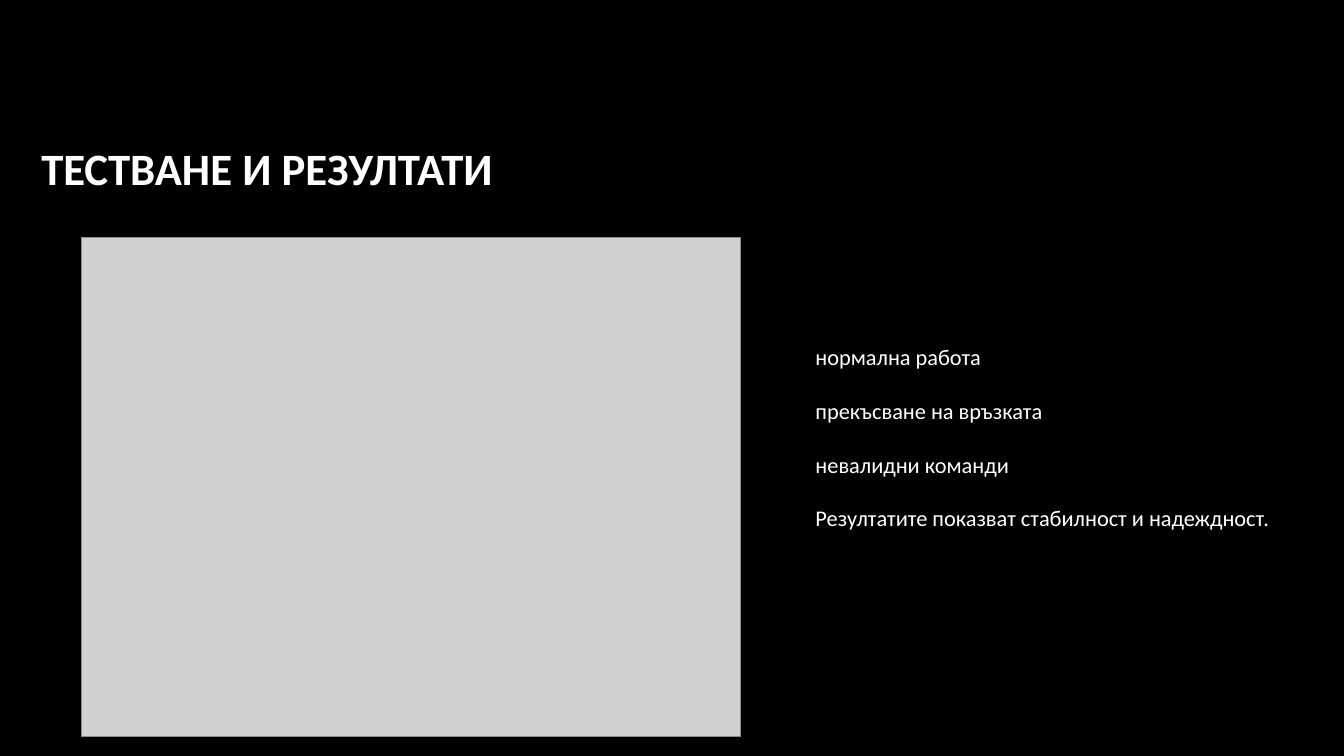
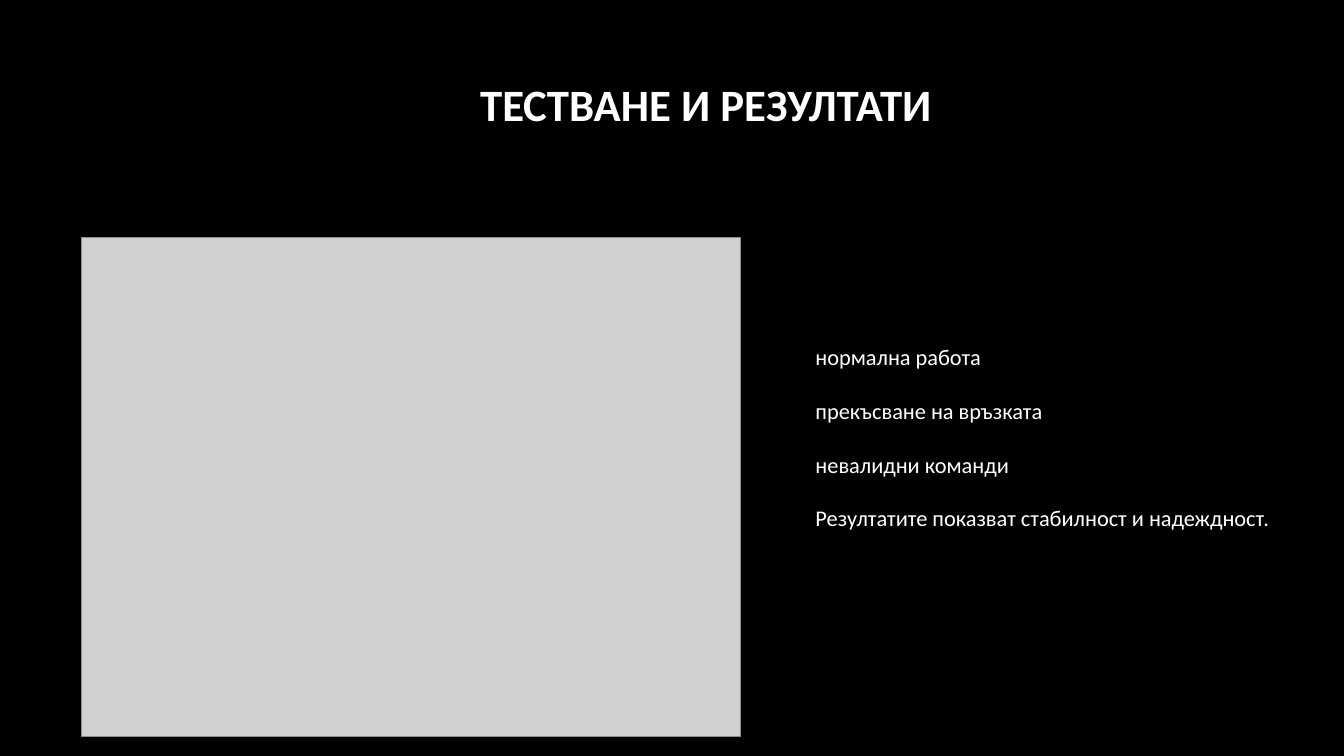
Before and after one commit to pgee-dzi2024/ThemeSP_2603, a slide deck: slide 9 of DR/Защита.pptx. Drawn at 1344x756 pixels with LibreOffice and Linux fonts; fonts in the diff are those of the drawing; grey boxes stand for pictures; background and template pictures are left out. Boxes give left, top, right and bottom in pixels: in the first picture for what was removed or moved away, otherwise in the second. Text is boxed around its words. In the diff, an @@ line names an element or a change of style, - is before the commit and + after.

```diff
--- a/DR/Защита.pptx
+++ b/DR/Защита.pptx
@@ title "ТЕСТВАНЕ И РЕЗУЛТАТИ": place and size @@
-title "ТЕСТВАНЕ И РЕЗУЛТАТИ" at box(41, 155, 493, 186)
+title "ТЕСТВАНЕ И РЕЗУЛТАТИ" at box(480, 91, 931, 122)
@@ title "ТЕСТВАНЕ И РЕЗУЛТАТИ" at box(480, 91, 931, 122): alignment left to centre @@
```
Also in this commit, not shown: 6 other slides changed, 1 slide added, 1 slide removed, 1 other file.
